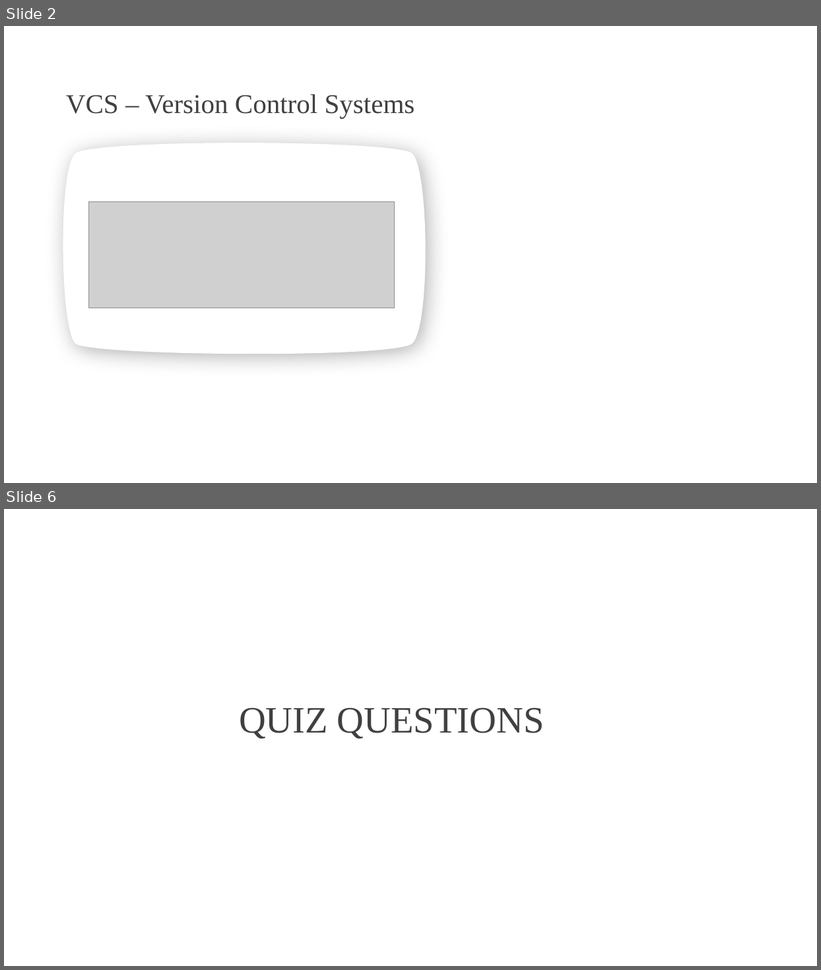
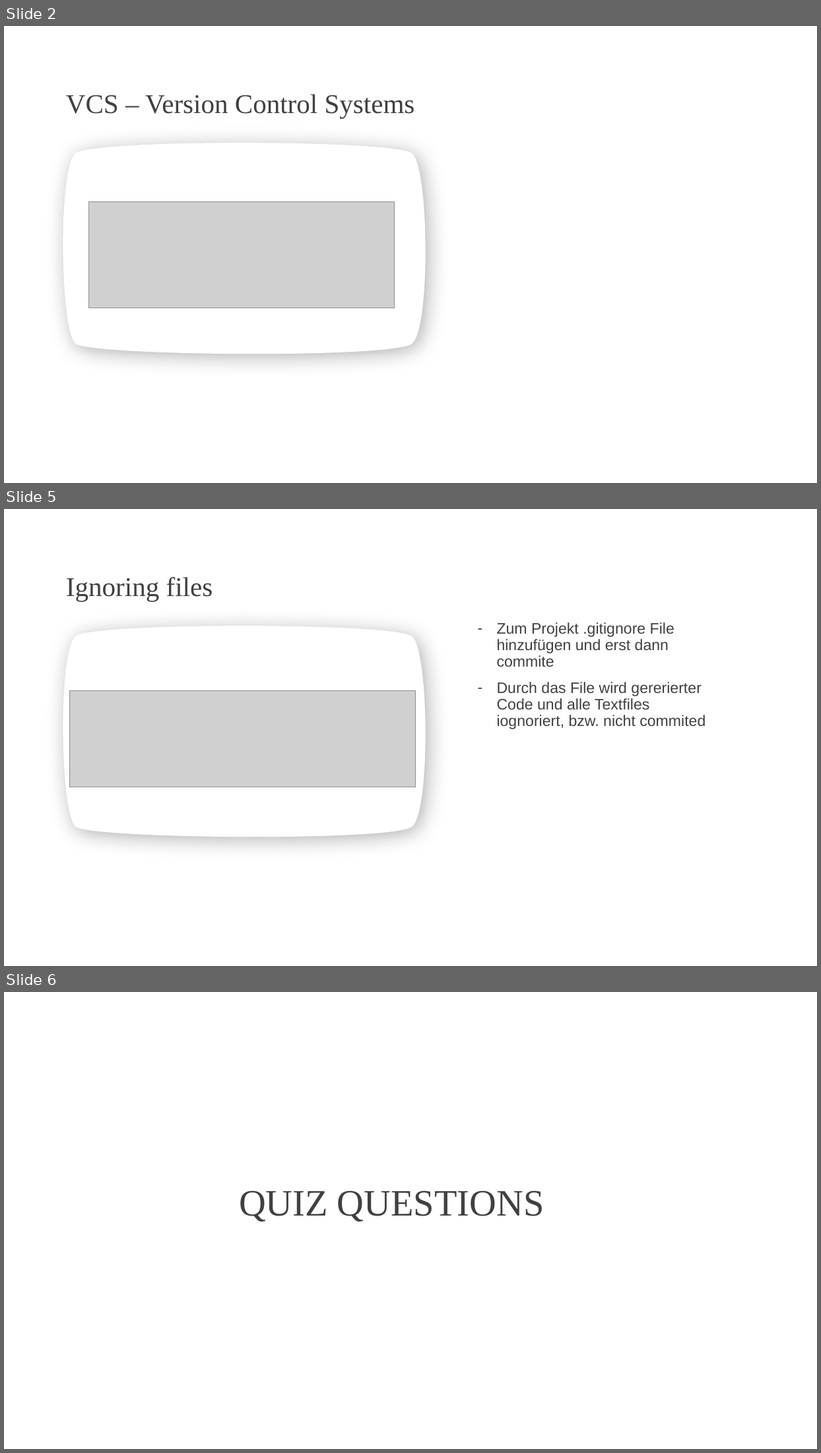
Before and after one commit to DarioStalder/INTROTeam16, a slide deck: projects/RECAP SW1 29.pptx. Shown one above the other, each under a label of ours: slides 2 and 6 before the commit, slides 2, 5 and 6 after it; the slides between them are not shown. The pictures are 821x970 and 821x1453 pixels, drawn with LibreOffice and Linux fonts; fonts in the diff are those of the drawing; grey boxes stand for pictures; background and template pictures are left out. Boxes give left, top, right and bottom in pixels: in the first picture for what was removed or moved away, otherwise in the second. Text is boxed around its words. In the diff, an @@ line names an element or a change of style, - is before the commit and + after.

```diff
--- a/projects/RECAP SW1 29.pptx
+++ b/projects/RECAP SW1 29.pptx
@@ slide 5 added at [4,509,817,966], background picture (left out); not listed: 1 template element that a slide beside it also shows @@
@@ title added at [66,577,213,601], 32 pt, text #404040 @@
+Ignoring files
@@ text added at [497,623,706,729], 18 pt, text #404040 @@
+– Zum Projekt .gitignore File hinzufügen und erst dann commite
+– Durch das File wird gererierter Code und alle Textfiles iognoriert, bzw. nicht commited
@@ picture added at [70,691,416,787] @@
```
Also in this commit, not shown: 2 slides changed, 2 other slides added, 3 slides removed.
